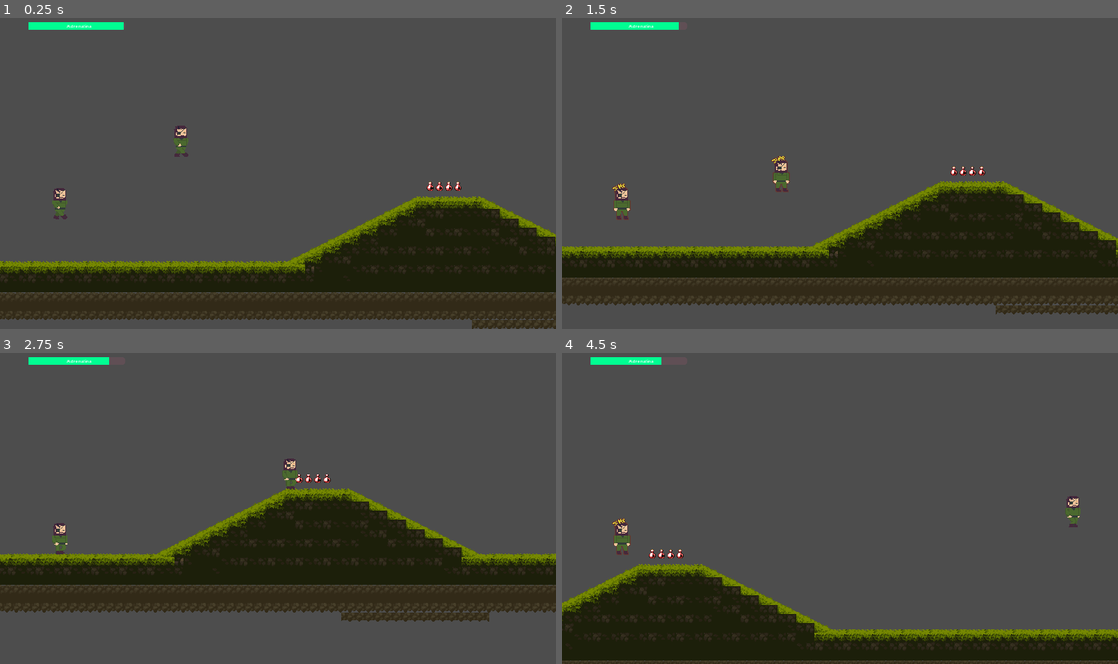
Above: before the commit, frames 1-4 (two rows, left to right).
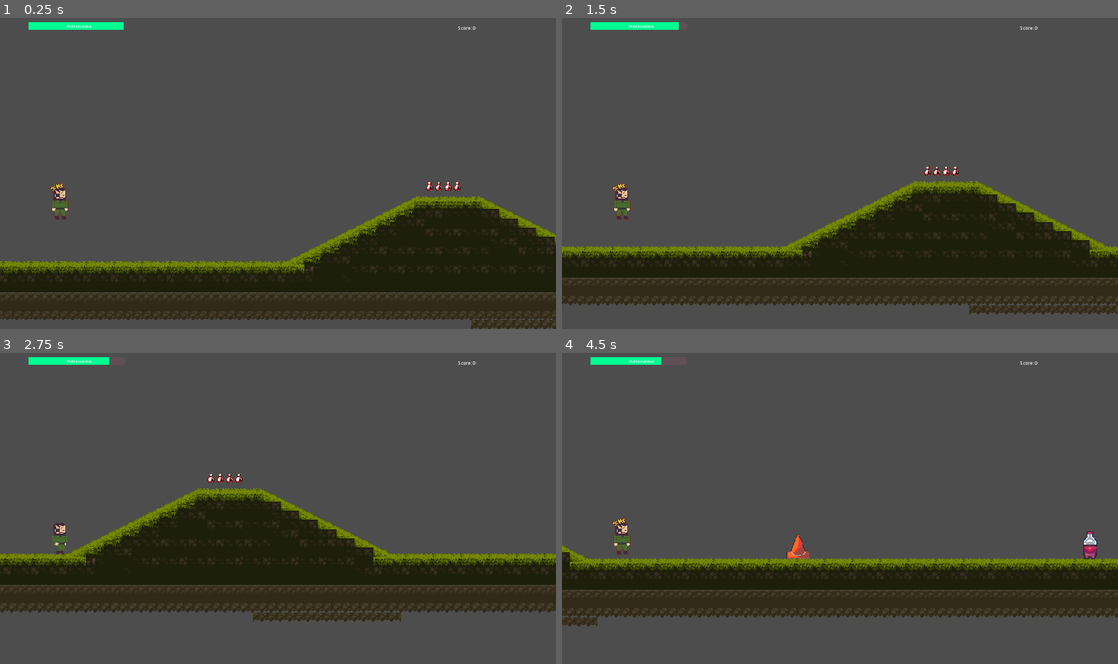
Above: after the commit, the same moments.

Repository: JuanGdev/Autum-Tavern-Game-Jam-2023
Game: Godot game, scene res://Bar_Testmap/test_bar.tscn
Same seed, same stepped clock (60 frames per second), same inputs: the game is played once before the commit and once after it. This scene is started directly instead of the project's main scene.
Inputs:
- Up to frame 1 (0.25 s): no input
- Up to frame 2 (1.5 s): tap Enter (ui_accept) at 0.5 s; hold Space (jump) 0.53-1.28 s; hold Right (ui_right) from 0.53 s (still down); tap Space (jump) at 1.35 s
- Up to frame 3 (2.75 s): tap Space (jump) at 1.52, 1.82 s; release Right (ui_right) at 2.03 s; hold Left (ui_left) from 2.03 s (still down); hold Space (jump) from 2.03 s (still down)
- Up to frame 4 (4.5 s): release Left (ui_left) at 2.78 s; release Space (jump) at 2.78 s; hold Right (ui_right) 2.78-4.28 s; tap Space (jump) at 2.85, 3.02, 3.32, 4.35 s; hold Space (jump) 3.53-4.28 s; hold Left (ui_left) from 4.28 s (still down)

The runs differ from the first frame. In frame 1, 2.2% of the frame differs, in the area x 0-100%, y 2-100%; in frame 2, 5.4%; in frame 3, 11%; in frame 4, 29%.

Commit message:
Added some items functionality, alongside with the adrenaline bar

Diff:
--- a/Bar_Testmap/test_bar.tscn
+++ b/Bar_Testmap/test_bar.tscn
@@ -2,7 +2,10 @@
 
 [ext_resource type="Script" path="res://debug_physics_test_map/Node2D.gd" id="1_jmyfq"]
 [ext_resource type="PackedScene" uid="uid://bmxxhsxpo0uae" path="res://Daredevil_character/daredevil.tscn" id="2_83b7c"]
-[ext_resource type="Texture2D" uid="uid://b6c6mwirninfs" path="res://art/Legacy-Fantasy - High Forest 2.3/Assets/Tiles.png" id="3_gl2vc"]
+[ext_resource type="PackedScene" uid="uid://7s2r1tyoccgs" path="res://Objects_Items/Cone.tscn" id="2_p7d7v"]
+[ext_resource type="Texture2D" uid="uid://ce3y8wgxvr8ht" path="res://art/Legacy-Fantasy - High Forest 2.3/Assets/Tiles.png" id="3_gl2vc"]
+[ext_resource type="PackedScene" uid="uid://dys7rmt46lyud" path="res://Objects_Items/Cocacola.tscn" id="4_vqe38"]
+[ext_resource type="PackedScene" uid="uid://c2p3ge1p6gpfs" path="res://UserInterface/ui.tscn" id="6_kgvry"]
 
 [sub_resource type="TileMapPattern" id="TileMapPattern_b4fep"]
 tile_data = PackedInt32Array(0, 0, 0, 65536, 0, 1, 131072, 0, 2, 196608, 0, 3, 262144, 0, 4, 1, 65536, 0, 65537, 65536, …(324 unchanged characters)…
@@ -1447,36 +1450,6 @@
 pattern_0 = SubResource("TileMapPattern_b4fep")
 pattern_1 = SubResource("TileMapPattern_pt0tb")
 
-[sub_resource type="StyleBoxFlat" id="StyleBoxFlat_24pm5"]
-bg_color = Color(1, 0.403922, 0.607843, 0.109804)
-corner_radius_top_left = 12
-corner_radius_top_right = 12
-corner_radius_bottom_right = 12
-corner_radius_bottom_left = 12
-
-[sub_resource type="StyleBoxFlat" id="StyleBoxFlat_bw8ag"]
-bg_color = Color(0, 0.996078, 0.572549, 1)
-
-[sub_resource type="GDScript" id="GDScript_0cpjf"]
-script/source = "extends ProgressBar
-
-
-# Called when the node enters the scene tree for the first time.
-func _ready():
-	pass # Replace with function body.
-
-
-# Called every frame. 'delta' is the elapsed time since the previous frame.
-func _process(delta):
-	#var AdP = (get_node(\"../../Daredevil\").SCORE)/1000
-	if (get_node(\"../../Daredevil\").SCORE) < 1000:
-		value -= 2
-	else:
-		value -= 1
-
-	pass
-"
-
 [node name="test_map" type="Node"]
 
 [node name="Node2D" type="Node2D" parent="."]
@@ -1484,9 +1457,6 @@
 
 [node name="Daredevil" parent="Node2D" instance=ExtResource("2_83b7c")]
 position = Vector2(-776, 348)
-
-[node name="Daredevil" parent="Node2D/Daredevil" instance=ExtResource("2_83b7c")]
-position = Vector2(207, -131)
 
 [node name="TileMap" type="TileMap" parent="Node2D"]
 y_sort_enabled = true
@@ -1509,28 +1479,13 @@
 zoom = Vector2(2, 2)
 position_smoothing_speed = 8.0
 
-[node name="CanvasLayer" type="CanvasLayer" parent="Node2D"]
+[node name="Cone" parent="Node2D" instance=ExtResource("4_vqe38")]
+position = Vector2(1042, 455)
 
-[node name="Adrenalin" type="ProgressBar" parent="Node2D/CanvasLayer"]
-anchors_preset = -1
-anchor_left = -0.523
-anchor_top = 0.025
-anchor_right = -0.523
-anchor_bottom = 0.025
-offset_left = 1103.16
-offset_top = -8.0
-offset_right = 1437.16
-offset_bottom = 19.0
-theme_override_styles/background = SubResource("StyleBoxFlat_24pm5")
-theme_override_styles/fill = SubResource("StyleBoxFlat_bw8ag")
-max_value = 1000.0
-value = 1000.0
-show_percentage = false
-script = SubResource("GDScript_0cpjf")
+[node name="Cone2" parent="Node2D" instance=ExtResource("2_p7d7v")]
+position = Vector2(5026, 460)
 
-[node name="Label" type="Label" parent="Node2D/CanvasLayer"]
-offset_left = 231.0
-offset_top = 20.0
-offset_right = 316.0
-offset_bottom = 46.0
-text = "Adrenalina"
+[node name="FlappyBird" parent="Node2D" instance=ExtResource("2_p7d7v")]
+position = Vector2(537, 457)
+
+[node name="CanvasLayer" parent="Node2D" instance=ExtResource("6_kgvry")]
--- a/Daredevil_character/daredevil.gd
+++ b/Daredevil_character/daredevil.gd
@@ -1,63 +1,59 @@
 extends CharacterBody2D
 class_name Daredevil
 
-#comment for testing merge conflicts
-
-#Making other changes
-
-#Hello Juan from github desktop!
-
-
-#const SPEED = 300.0
-var SCORE = 3784
 const JUMP_VELOCITY = -400.0
 const RUNNING_SPEED = 500.0
+const SPEED_CAP = 800.0
+const SLOW_SPEED = 250.0
 const MAX_FALLING_SPEED = 200.0
 
 
 # Get the gravity from the project settings to be synced with RigidBody nodes.
 var gravity = ProjectSettings.get_setting("physics/2d/default_gravity")
 @onready var anim = get_node("AnimatedSprite2D")
-func _ready():
-	velocity = Vector2.ZERO
 
 func _physics_process(delta):
-	# Add the gravity.
+	####-----------------jump and fall-----------------####
 	if not is_on_floor():
-		if  velocity.y < MAX_FALLING_SPEED:
-			velocity.y += gravity * delta
+		if  Game.CURRENT_SPEED.y < MAX_FALLING_SPEED:
+			Game.CURRENT_SPEED.y += gravity * delta
 		else:
-			velocity.y = MAX_FALLING_SPEED
+			Game.CURRENT_SPEED.y = MAX_FALLING_SPEED
+	else:
+		Game.CURRENT_SPEED.y = 0
 
 	if Input.is_action_just_pressed("jump") and is_on_floor():
-		velocity.y = JUMP_VELOCITY
+		Game.CURRENT_SPEED.y = JUMP_VELOCITY
+
+	####---Walking into running, slowing and boost---####
+	if Game.CURRENT_SPEED.x < RUNNING_SPEED:
+		Game.CURRENT_SPEED.x += 100.0 * delta
+	elif Game.BOOSTED:
+		Game.CURRENT_SPEED.x = SPEED_CAP
+	elif Game.SLOWED:
+		Game.CURRENT_SPEED.x = SLOW_SPEED
+	else:
+		Game.CURRENT_SPEED.x = RUNNING_SPEED
 
 
-	if velocity.x < RUNNING_SPEED:
-		velocity.x += 60.0 * delta
+
+	####-----------------ANIMATION-----------------####
+	if Game.CURRENT_SPEED.x < 0:
+		get_node("AnimatedSprite2D").flip_h = true
 	else:
-		velocity.x = RUNNING_SPEED
-
-	# Get the input direction and handle the movement/deceleration.
-	var direction = 1
-	if(velocity.x < 0):
-		direction = -1
-	#print(direction)
-	if direction == -1:
-		get_node("AnimatedSprite2D").flip_h = true
-	elif direction == 1:
 		get_node("AnimatedSprite2D").flip_h = false
 
-	if velocity.x > 0 :
-		if velocity.x == RUNNING_SPEED:
-			anim.play("run")
-		else:
-			anim.play("walk")
-	elif velocity.x == 0 && velocity.y == 0:
-			anim.play("idle")
-	if velocity.y < 0:
+	if Game.CURRENT_SPEED.x == 0 && Game.CURRENT_SPEED.y == 0:
+		anim.play("idle")
+	elif Game.CURRENT_SPEED.x == RUNNING_SPEED:
+		anim.play("run")
+	else:
+		anim.play("walk")
+	if Game.CURRENT_SPEED.y < 0:
 		anim.play("jump")
-	if velocity.y > 0:
-		anim.play("walk")
-	#print(velocity)
+	if Game.CURRENT_SPEED.y > 0:
+		anim.play("jump")
+
+	#use global variable to move character
+	velocity = Game.CURRENT_SPEED
 	move_and_slide()
--- a/Daredevil_character/daredevil.tscn
+++ b/Daredevil_character/daredevil.tscn
@@ -1,9 +1,10 @@
 [gd_scene load_steps=14 format=3 uid="uid://bmxxhsxpo0uae"]
 
 [ext_resource type="Script" path="res://Daredevil_character/daredevil.gd" id="1_0fwrq"]
-[ext_resource type="Texture2D" uid="uid://bo6o10l1yrb46" path="res://art/esnaque.png" id="3_x5lyj"]
+[ext_resource type="Texture2D" uid="uid://ch48niqqpcc4w" path="res://art/esnaque.png" id="3_x5lyj"]
 
 [sub_resource type="CapsuleShape2D" id="CapsuleShape2D_8a0li"]
+custom_solver_bias = 0.097
 radius = 15.89
 height = 61.18
 
--- a/Global/Game.gd
+++ b/Global/Game.gd
@@ -2,4 +2,7 @@
 
 var ADREN = 1000
 var SCORETOTAL = 10000
-var SCORECURRENT
+var SCORECURRENT = 0
+var CURRENT_SPEED = Vector2.ZERO
+var BOOSTED = false
+var SLOWED = false
--- /dev/null
+++ b/Objects_Items/Cocacola.gd
@@ -0,0 +1,18 @@
+extends Area2D
+
+@onready var timer = $Timer
+@onready var sprite = $Cocacola
+
+func _on_body_entered(body):
+	if body.name == "Daredevil":
+		Game.SCORECURRENT += 500
+		Game.ADREN += 200
+		Game.SLOWED = false
+		Game.BOOSTED = true
+		sprite.hide()
+		timer.start()
+
+
+func _on_timer_timeout():
+	Game.BOOSTED = false
+	queue_free()
--- /dev/null
+++ b/Objects_Items/Cocacola.tscn
@@ -0,0 +1,25 @@
+[gd_scene load_steps=4 format=3 uid="uid://dys7rmt46lyud"]
+
+[ext_resource type="Script" path="res://Objects_Items/Cocacola.gd" id="1_hspo4"]
+[ext_resource type="Texture2D" uid="uid://rconsby68y3u" path="res://art/SPRITES/OBJETOS/COQUITA BIEN FRÍA.png" id="2_a0wln"]
+
+[sub_resource type="CapsuleShape2D" id="CapsuleShape2D_ccuyc"]
+radius = 12.0
+height = 46.0
+
+[node name="Cocacola" type="Area2D" groups=["items"]]
+script = ExtResource("1_hspo4")
+
+[node name="CollisionShape2D" type="CollisionShape2D" parent="."]
+shape = SubResource("CapsuleShape2D_ccuyc")
+
+[node name="Cocacola" type="Sprite2D" parent="."]
+position = Vector2(0, -4)
+texture = ExtResource("2_a0wln")
+
+[node name="Timer" type="Timer" parent="."]
+wait_time = 5.0
+one_shot = true
+
+[connection signal="body_entered" from="." to="." method="_on_body_entered"]
+[connection signal="timeout" from="Timer" to="." method="_on_timer_timeout"]
--- /dev/null
+++ b/Objects_Items/Cone.gd
@@ -0,0 +1,18 @@
+extends Area2D
+
+@onready var timer = $Timer
+@onready var sprite = $Cone_Sprite
+
+func _on_body_entered(body):
+	if body.name == "Daredevil":
+		Game.SCORECURRENT += 500
+		Game.ADREN += 200
+		Game.BOOSTED = false
+		Game.SLOWED = true
+		sprite.hide()
+		timer.start()
+
+
+func _on_timer_timeout():
+	Game.SLOWED = false
+	queue_free()
--- /dev/null
+++ b/Objects_Items/Cone.tscn
@@ -0,0 +1,25 @@
+[gd_scene load_steps=4 format=3 uid="uid://7s2r1tyoccgs"]
+
+[ext_resource type="Script" path="res://Objects_Items/Cone.gd" id="1_2d82b"]
+[ext_resource type="Texture2D" uid="uid://ba47vmoo6j2t0" path="res://art/SPRITES/OBJETOS/CONO.png" id="2_00w1x"]
+
+[sub_resource type="RectangleShape2D" id="RectangleShape2D_a3vkt"]
+size = Vector2(40, 42)
+
+[node name="Cone" type="Area2D" groups=["items"]]
+script = ExtResource("1_2d82b")
+
+[node name="CollisionShape2D" type="CollisionShape2D" parent="."]
+position = Vector2(1, -3)
+shape = SubResource("RectangleShape2D_a3vkt")
+
+[node name="Cone_Sprite" type="Sprite2D" parent="."]
+position = Vector2(1, -14)
+texture = ExtResource("2_00w1x")
+
+[node name="Timer" type="Timer" parent="."]
+wait_time = 5.0
+one_shot = true
+
+[connection signal="body_entered" from="." to="." method="_on_body_entered"]
+[connection signal="timeout" from="Timer" to="." method="_on_timer_timeout"]
--- a/Objects_Items/Simple_ScoreBoost.gd
+++ /dev/null
@@ -1,9 +0,0 @@
-extends Area2D
-
-
-
-
-func _on_body_entered(body):
-	if body.name == "Daredevil":
-		pass
-	pass # Replace with function body.
--- a/Objects_Items/Simple_ScoreBoost.tscn
+++ /dev/null
@@ -1,19 +0,0 @@
-[gd_scene load_steps=4 format=3 uid="uid://dys7rmt46lyud"]
-
-[ext_resource type="Script" path="res://Objects_Items/Simple_ScoreBoost.gd" id="1_4a7c5"]
-[ext_resource type="Texture2D" uid="uid://573xpm0gtyc1" path="res://art/yellowbird-midflap.png" id="2_4tqy6"]
-
-[sub_resource type="CircleShape2D" id="CircleShape2D_ew7pl"]
-radius = 18.0278
-
-[node name="Simple_ScoreBoost" type="Area2D"]
-script = ExtResource("1_4a7c5")
-
-[node name="CollisionShape2D" type="CollisionShape2D" parent="."]
-shape = SubResource("CircleShape2D_ew7pl")
-
-[node name="Yellowbird-midflap" type="Sprite2D" parent="."]
-position = Vector2(1, -2)
-texture = ExtResource("2_4tqy6")
-
-[connection signal="body_entered" from="." to="." method="_on_body_entered"]
--- /dev/null
+++ b/UserInterface/Score_Text.gd
@@ -0,0 +1,5 @@
+extends Label
+
+# Called every frame. 'delta' is the elapsed time since the previous frame.
+func _process(_delta):
+	text = str("Score: ", Game.SCORECURRENT)
--- /dev/null
+++ b/UserInterface/ui.tscn
@@ -0,0 +1,54 @@
+[gd_scene load_steps=5 format=3 uid="uid://c2p3ge1p6gpfs"]
+
+[ext_resource type="Script" path="res://UserInterface/Score_Text.gd" id="1_mywss"]
+
+[sub_resource type="StyleBoxFlat" id="StyleBoxFlat_24pm5"]
+bg_color = Color(1, 0.403922, 0.607843, 0.109804)
+corner_radius_top_left = 12
+corner_radius_top_right = 12
+corner_radius_bottom_right = 12
+corner_radius_bottom_left = 12
+
+[sub_resource type="StyleBoxFlat" id="StyleBoxFlat_bw8ag"]
+bg_color = Color(0, 0.996078, 0.572549, 1)
+
+[sub_resource type="GDScript" id="GDScript_0cpjf"]
+script/source = "extends ProgressBar
+@onready var score_string = $\"../Score_Text\"
+func _process(_delta):
+	value = Game.ADREN
+"
+
+[node name="CanvasLayer" type="CanvasLayer"]
+
+[node name="Adrenalin" type="ProgressBar" parent="."]
+anchors_preset = -1
+anchor_left = -0.523
+anchor_top = 0.025
+anchor_right = -0.523
+anchor_bottom = 0.025
+offset_left = 1103.16
+offset_top = -8.0
+offset_right = 1437.16
+offset_bottom = 19.0
+theme_override_styles/background = SubResource("StyleBoxFlat_24pm5")
+theme_override_styles/fill = SubResource("StyleBoxFlat_bw8ag")
+max_value = 1000.0
+value = 1000.0
+show_percentage = false
+script = SubResource("GDScript_0cpjf")
+
+[node name="Adrenaline_Text" type="Label" parent="."]
+offset_left = 231.0
+offset_top = 20.0
+offset_right = 316.0
+offset_bottom = 46.0
+text = "Adrenalina"
+
+[node name="Score_Text" type="Label" parent="."]
+offset_left = 1581.0
+offset_top = 26.0
+offset_right = 1894.0
+offset_bottom = 81.0
+text = "Score: 0"
+script = ExtResource("1_mywss")
--- a/debug_physics_test_map/Node2D.gd
+++ b/debug_physics_test_map/Node2D.gd
@@ -2,13 +2,9 @@
 
 @onready var camera = $Camera2D
 @onready var character = $Daredevil
-# Called when the node enters the scene tree for the first time.
-func _ready():
-	pass # Replace with function body.
-
 
 # Called every frame. 'delta' is the elapsed time since the previous frame.
 func _process(_delta):
 	camera.position.x = character.position.x + 375
 	camera.position.y = character.position.y - 50
-	pass
+	Game.ADREN -= 1
Not shown: 1 places in debug_physics_test_map/test_map.tscn that only renumber resources
